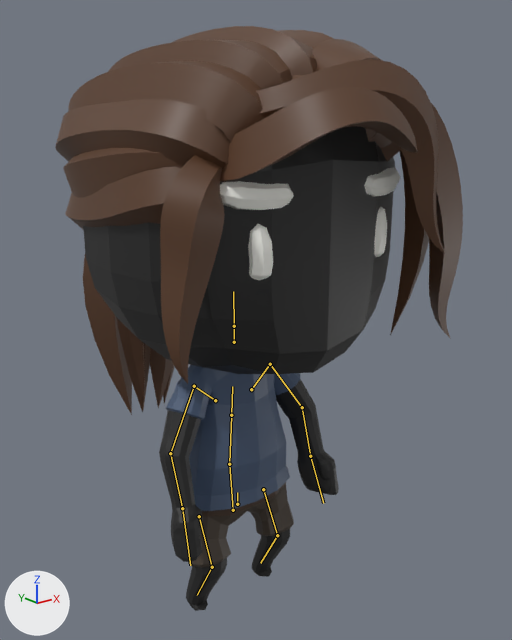
What one commit did to the glTF model public/cpx/models/patient_female_infant.glb.
The view is the same before and after, from a camera (50 mm lens) standing at (-2.34, -3.12, 3.07) and looking at (0.14, -0.03, 1.83). Arrows for +X, +Y and +Z are at lower left; the lights stay in place. The older version comes first. Both versions are drawn at frame 0 of the action 'Defeat'; the numbers are the values there. The bones that change, and the others that lie on the model, are drawn over the model as lines.

The first picture shows 'Body'.
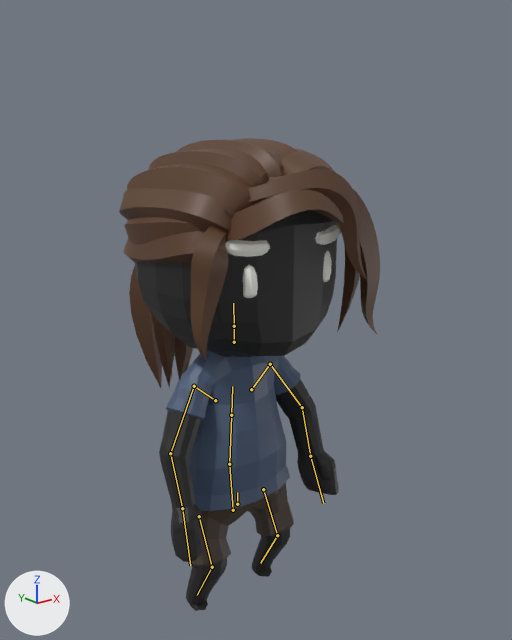
Boxes (x1, y1, x2, y2) around the edits, measured in the pictures (512 x 640 px):
'Body', posed (36% narrower, 19% shorter): before (55, 26, 463, 611); after (119, 138, 380, 611)
bone 'Head', root to tip: before (234, 326) to (233, 291); after (234, 326) to (233, 303)

What the commit changed:
Bone 'Head' (bone_head) is rescaled from (2.15, 2.15, 2.15) to (1.43, 1.43, 1.43).
